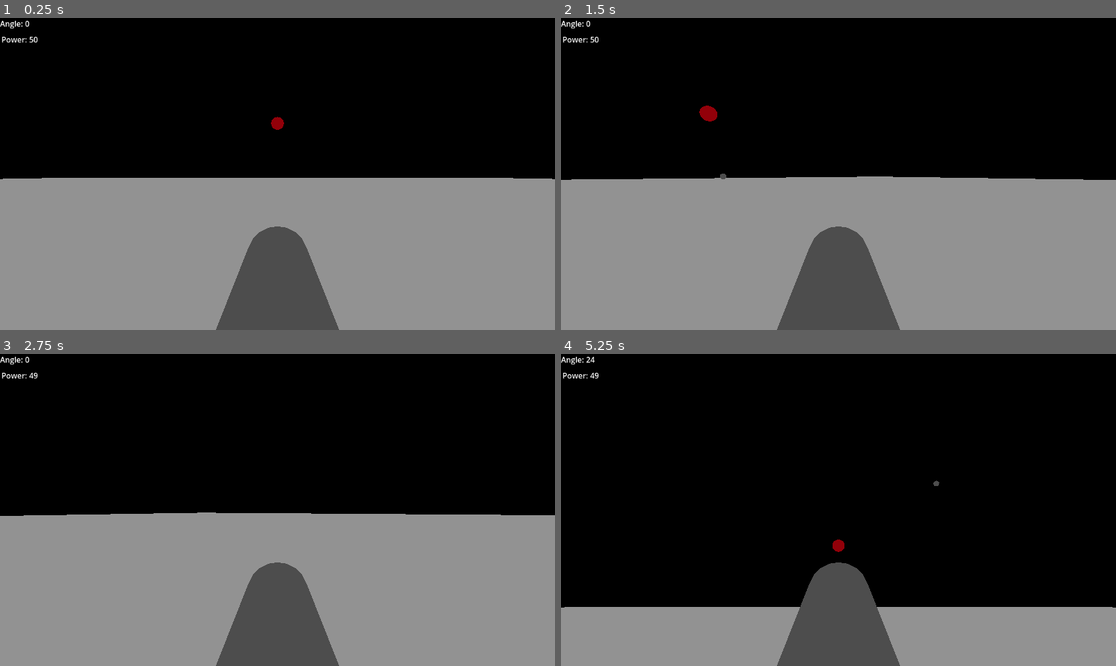
Above: before the commit, frames 1-4 (two rows, left to right).
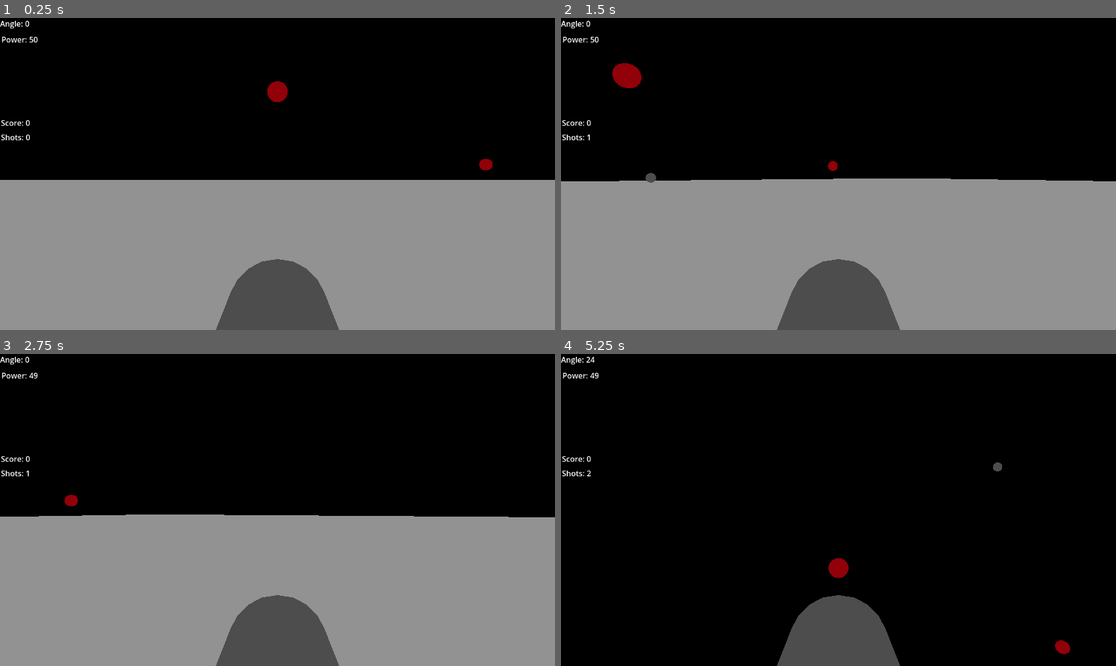
Above: after the commit, the same moments.

Repository: bsu-cs315/e3-robinson
Game: Godot game, scene res://world.tscn
Same seed, same stepped clock (60 frames per second), same inputs: the game is played once before the commit and once after it.
Inputs:
- Up to frame 1 (0.25 s): no input
- Up to frame 2 (1.5 s): tap Enter at 0.5 s; hold D (turn_right) 0.53-1.28 s; tap Space (launch) at 0.6, 1.35 s; hold S (angle_down) from 1.28 s (still down)
- Up to frame 3 (2.75 s): release S (angle_down) at 2.03 s; hold D (turn_right) from 2.03 s (still down); tap Q (power_down) at 2.1 s; tap Space (launch) at 2.3 s
- Up to frame 4 (5.25 s): release D (turn_right) at 2.78 s; hold W (angle_up) 2.78-3.53 s; tap E (power_up) at 2.85 s; tap Space (launch) at 3.05, 3.6, 4.35 s; hold A (turn_left) 3.53-5.03 s; hold S (angle_down) from 5.03 s (still down); tap Q (power_down) at 5.1 s

The runs differ from the first frame. In frame 1, 2.3% of the frame differs, in the area x 0-100%, y 20-88%; in frame 2, 2.4%; in frame 3, 1.9%; in frame 4, 17%, in the area x 0-100%, y 32-100%.

Commit message:
Add title screen

Diff:
--- a/project/cannon/cannon.gd
+++ b/project/cannon/cannon.gd
@@ -2,12 +2,12 @@
 
 
 signal launched
-@export var launch_angle := -TAU/8
-@export var angle_change_rate := TAU/8
-@export var power := 50.0
-@export var power_change_rate := 10
-@export var swivel := -TAU/8
-@export var swivel_change_rate := TAU/8
+var launch_angle := -TAU/8
+var angle_change_rate := TAU/8
+var power := 50.0
+var power_change_rate := 10
+var swivel := -TAU/8
+var swivel_change_rate := TAU/8
 var _launched := false
 
 @onready var cannon_shaft: CSGCylinder3D = $CSGCylinder3D
--- a/project/cannon/cannon.tscn
+++ b/project/cannon/cannon.tscn
@@ -26,3 +26,4 @@
 
 [node name="Camera3D" type="Camera3D" parent="."]
 transform = Transform3D(1, 0, 0, 0, 1, 0, 0, 0, 1, 0, 0.542537, 0.583518)
+fov = 50.5
--- /dev/null
+++ b/project/title_screen/title_screen.gd
@@ -0,0 +1,5 @@
+extends Control
+
+
+func _on_play_button_pressed() -> void:
+	get_tree().change_scene_to_file("res://world.tscn")
--- /dev/null
+++ b/project/title_screen/title_screen.tscn
@@ -0,0 +1,34 @@
+[gd_scene load_steps=2 format=3 uid="uid://msh8odq7ttwp"]
+
+[ext_resource type="Script" path="res://title_screen/title_screen.gd" id="1_p8kpa"]
+
+[node name="TitleScreen" type="Control"]
+layout_mode = 3
+anchors_preset = 15
+anchor_right = 1.0
+anchor_bottom = 1.0
+grow_horizontal = 2
+grow_vertical = 2
+script = ExtResource("1_p8kpa")
+
+[node name="TitleLabel" type="Label" parent="."]
+layout_mode = 2
+offset_left = 515.0
+offset_top = 171.0
+offset_right = 637.0
+offset_bottom = 194.0
+text = "Shoot da balls..."
+
+[node name="CenterContainer" type="CenterContainer" parent="."]
+layout_mode = 1
+anchors_preset = 15
+anchor_right = 1.0
+anchor_bottom = 1.0
+grow_horizontal = 2
+grow_vertical = 2
+
+[node name="PlayButton" type="Button" parent="CenterContainer"]
+layout_mode = 2
+text = "Play"
+
+[connection signal="pressed" from="CenterContainer/PlayButton" to="." method="_on_play_button_pressed"]
--- a/project/world.gd
+++ b/project/world.gd
@@ -2,11 +2,21 @@
 
 
 @export var score := 0
-@export var times_fired := 0
+@export var shots_fired := 0
+
+@onready var score_label: Label = $Cannon/ScoreLabel
+@onready var shots_fired_label: Label = $Cannon/ShotsFired
+
+func _process(_delta: float) -> void:
+	score_label.text = "Score: %.d" % score
+	shots_fired_label.text = "Shots: %.d" % shots_fired
+	if score == 3:
+		await get_tree().create_timer(5).timeout
+		get_tree().change_scene_to_file("res://title_screen/title_screen.tscn")
 
 
 func _on_cannon_launched() -> void:
-	times_fired += 1
+	shots_fired += 1
 
 
 func _on_target_hit() -> void:
--- a/project/world.tscn
+++ b/project/world.tscn
@@ -4,15 +4,18 @@
 [ext_resource type="Script" path="res://world.gd" id="1_u52jl"]
 [ext_resource type="PackedScene" uid="uid://cqfofb6oadsop" path="res://target/target.tscn" id="3_podr1"]
 
-[sub_resource type="StandardMaterial3D" id="StandardMaterial3D_6n2oy"]
-
 [sub_resource type="Environment" id="Environment_rjcw5"]
 background_mode = 1
 ambient_light_source = 2
 ambient_light_color = Color(0.572988, 0.572988, 0.572988, 1)
 
+[sub_resource type="StandardMaterial3D" id="StandardMaterial3D_6n2oy"]
+
 [node name="World" type="Node3D"]
 script = ExtResource("1_u52jl")
+
+[node name="WorldEnvironment" type="WorldEnvironment" parent="."]
+environment = SubResource("Environment_rjcw5")
 
 [node name="CSGBox3D" type="CSGBox3D" parent="."]
 use_collision = true
@@ -22,8 +25,17 @@
 [node name="Cannon" parent="." instance=ExtResource("1_7c1cv")]
 transform = Transform3D(1, 0, 0, 0, 1, 0, 0, 0, 1, 0, 0.841547, 0)
 
-[node name="WorldEnvironment" type="WorldEnvironment" parent="."]
-environment = SubResource("Environment_rjcw5")
+[node name="ScoreLabel" type="Label" parent="Cannon"]
+offset_left = 2.0
+offset_top = 206.0
+offset_right = 42.0
+offset_bottom = 229.0
+
+[node name="ShotsFired" type="Label" parent="Cannon"]
+offset_left = 2.0
+offset_top = 236.0
+offset_right = 42.0
+offset_bottom = 259.0
 
 [node name="Target" parent="." instance=ExtResource("3_podr1")]
 transform = Transform3D(1, 0, 0, 0, -4.37114e-08, -1, 0, 1, -4.37114e-08, 0, 5.3448, -15.3375)
@@ -31,5 +43,12 @@
 [node name="Target2" parent="." instance=ExtResource("3_podr1")]
 transform = Transform3D(1, 0, 0, 0, -4.37114e-08, -1, 0, 1, -4.37114e-08, 0.894306, 3.07853, 2.86535)
 
+[node name="Target3" parent="." instance=ExtResource("3_podr1")]
+transform = Transform3D(0.783227, -0.621736, 2.71769e-08, -1.88034e-15, -4.37114e-08, -1, 0.621736, 0.783227, -3.42359e-08, 17.7254, 2.18889, -27.547)
+
 [connection signal="launched" from="Cannon" to="." method="_on_cannon_launched"]
 [connection signal="hit" from="Target" to="." method="_on_target_hit"]
+[connection signal="hit" from="Target2" to="." method="_on_target_hit"]
+[connection signal="hit" from="Target3" to="." method="_on_target_hit"]
+
+[editable path="Cannon"]
